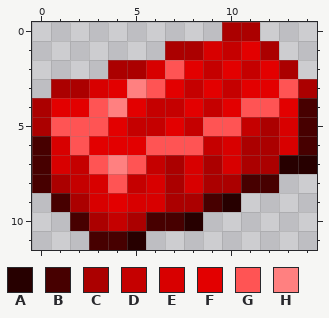
Two versions of one pixel-art sprite, Items/PostML/ImmediateOres/VanadiumBar.png. Above, as it was before the edit.
The file is 30x24 pixels, drawn in blocks of 2x2; one block is one cell here. Colours within 5 levels of each other are drawn and written as one.
Palette (. is transparent): A #270000  B #470000  C #ab0000  D #c50000  E #d80000  F #e30000  G #ff5454  H #ff8080
After the commit:
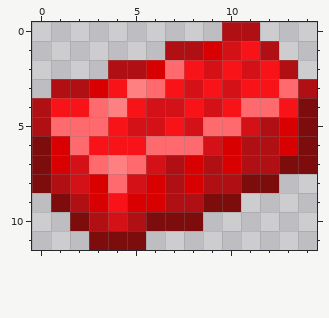
The exact change:
colour B: #470000 -> #7d0c0d
colour C: #ab0000 -> #b01014
colour D: #c50000 -> #d31116
colour F: #e30000 -> #f71318
colour G: #ff5454 -> #fe6a6e
Changed rows in their new state; - is a pixel that keeps its letter.
first column x 5:
 7 --------BB
 9 -----B----
10 ---B------
11 B---------
Pixel boxes of the changes (left, top, right, bottom) in both pictures:
changed: (32, 22, 317, 250)
